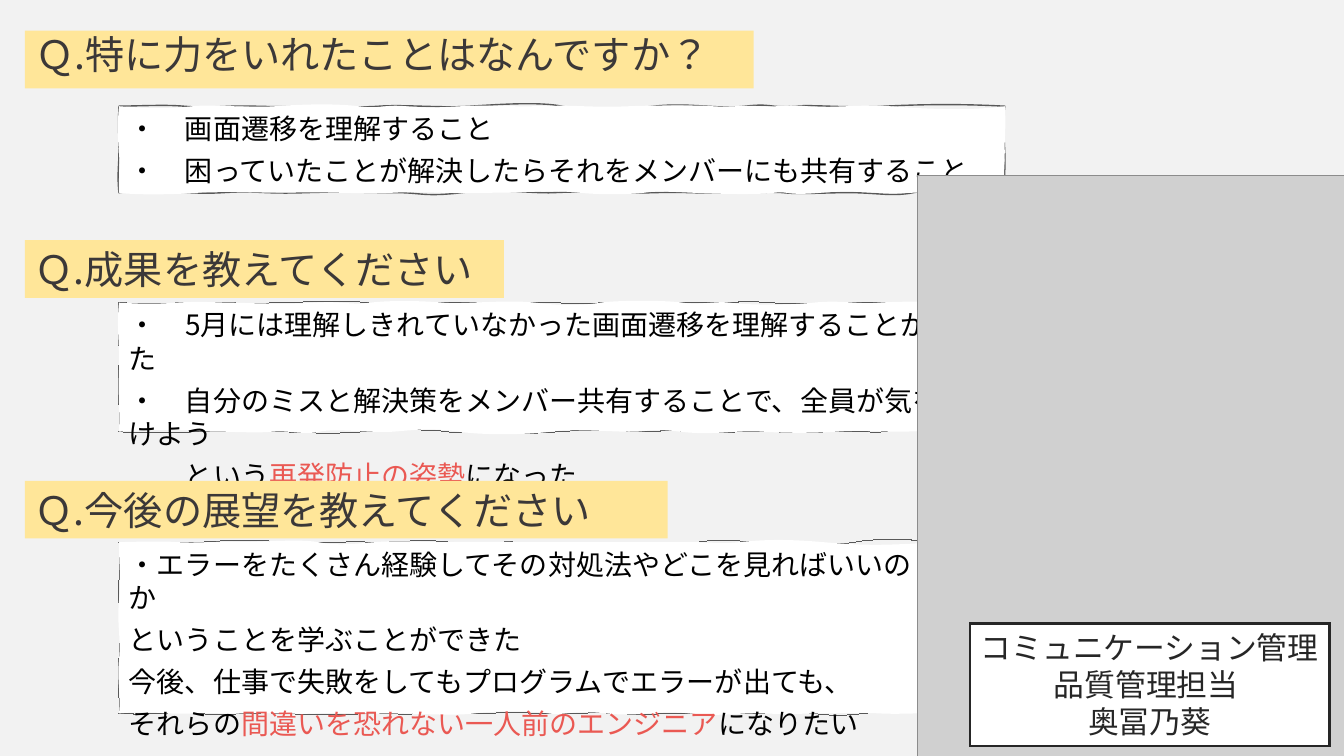
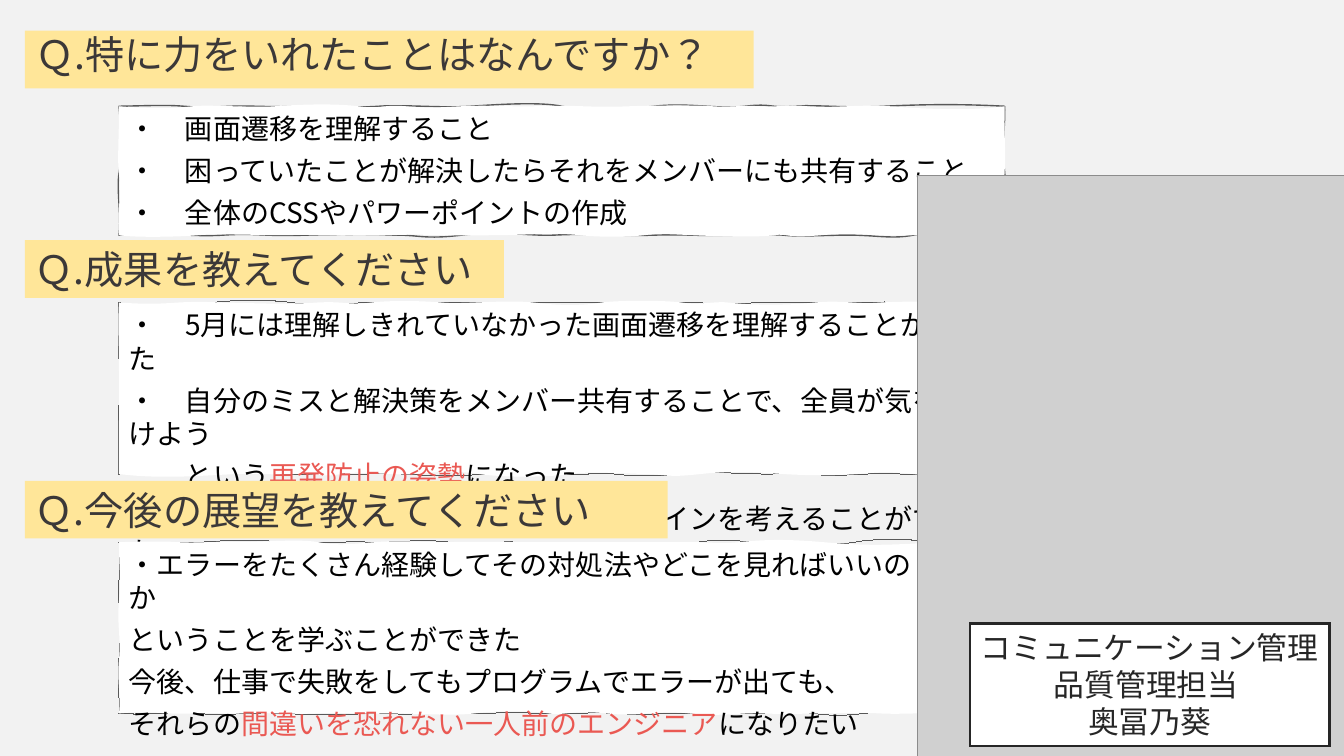
Before and after one commit to DOJO-2021/C-2, a slide deck: slide 20 of documents/SkyNHプレゼンテーションひな形4.pptx. Drawn at 1344x756 pixels with LibreOffice and Linux fonts; fonts in the diff are those of the drawing; grey boxes stand for pictures. Boxes give left, top, right and bottom in pixels: in the first picture for what was removed or moved away, otherwise in the second. Text is boxed around its words. In the diff, an @@ line names an element or a change of style, - is before the commit and + after.

```diff
--- a/documents/SkyNHプレゼンテーションひな形4.pptx
+++ b/documents/SkyNHプレゼンテーションひな形4.pptx
@@ freeform shape "・ 画面遷移を理解すること": place and size @@
-freeform shape "・ 画面遷移を理解すること" at <box>119,106,1005,193</box>
+freeform shape "・ 画面遷移を理解すること" at <box>119,106,1005,235</box>
@@ text in freeform shape at <box>185,199,628,226</box>: paragraph added @@
+・ 全体のCSSやパワーポイントの作成
@@ freeform shape "・ 5月には理解しきれていなかった画面遷移を理解することができた": place and size @@
-freeform shape "・ 5月には理解しきれていなかった画面遷移を理解することができた" at <box>119,302,1005,432</box>
+freeform shape "・ 5月には理解しきれていなかった画面遷移を理解することができた" at <box>119,302,1005,474</box>
@@ text in freeform shape at <box>129,501,969,568</box>: paragraph added @@
+・ ユーザ目線にたった分かりやすいデザインを考えることができた
```
Also in this commit, not shown: 1 other slide changed.
